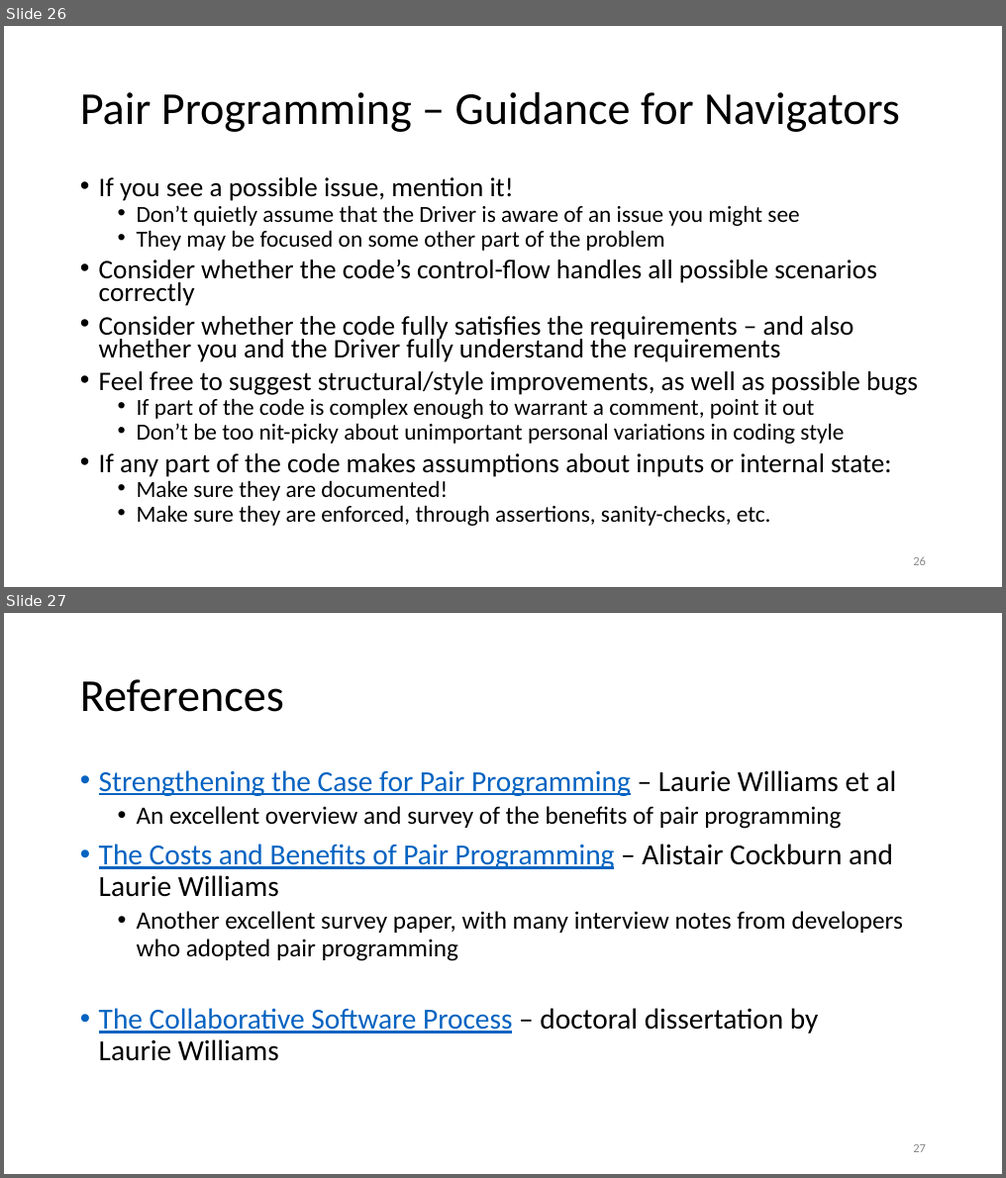
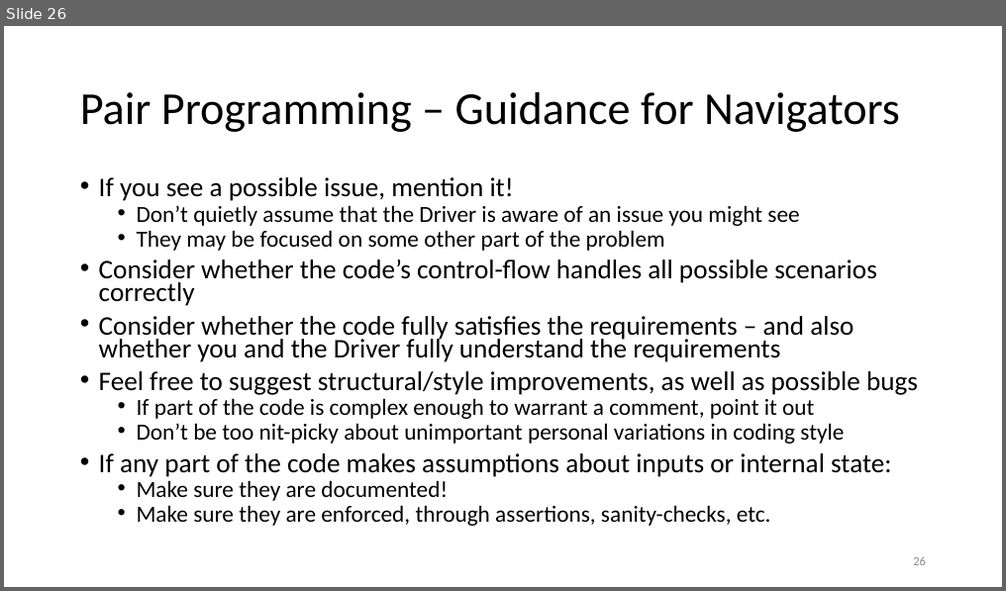
Before and after one commit to birajnp/Code-Review, a slide deck: presentations/CollaborativeConstruction.pptx. Shown one above the other, each under a label of ours: slides 26 and 27 before the commit, slide 26 after it. The pictures are 1006x1178 and 1006x591 pixels, drawn with LibreOffice and Linux fonts; fonts in the diff are those of the drawing. Boxes give left, top, right and bottom in pixels: in the first picture for what was removed or moved away, otherwise in the second. Text is boxed around its words. In the diff, an @@ line names an element or a change of style, - is before the commit and + after.

```diff
--- a/presentations/CollaborativeConstruction.pptx
+++ b/presentations/CollaborativeConstruction.pptx
@@ slide 27 removed at (4, 613, 1002, 1174), background #FFFFFF @@
@@ title removed at (80, 679, 284, 712) @@
-References
@@ text removed at (99, 770, 903, 1061) @@
-• Strengthening the Case for Pair Programming – Laurie Williams et al
-  • An excellent overview and survey of the benefits of pair programming
-• The Costs and Benefits of Pair Programming – Alistair Cockburn and Laurie Williams
-  • Another excellent survey paper, with many interview notes from developers who adopted pair programming
-• The Collaborative Software Process – doctoral dissertation by
-  Laurie Williams
@@ page number removed at (913, 1145, 926, 1153) @@
-27
```
Also in this commit, not shown: 9 slides changed, 4 slides added.
